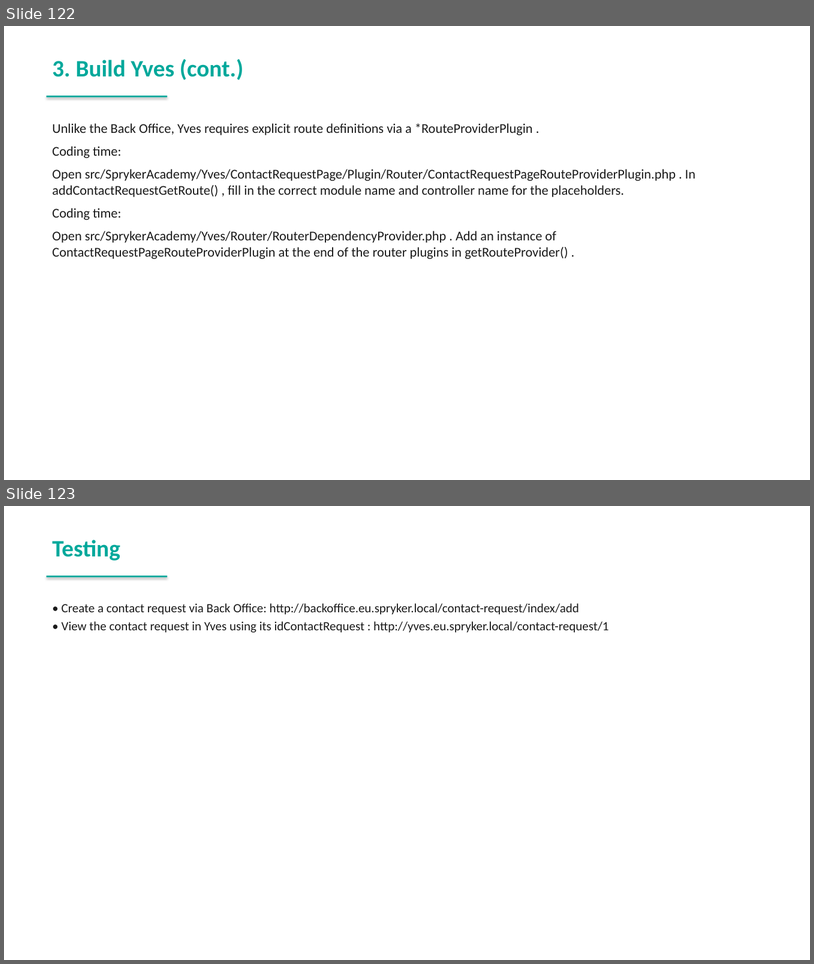
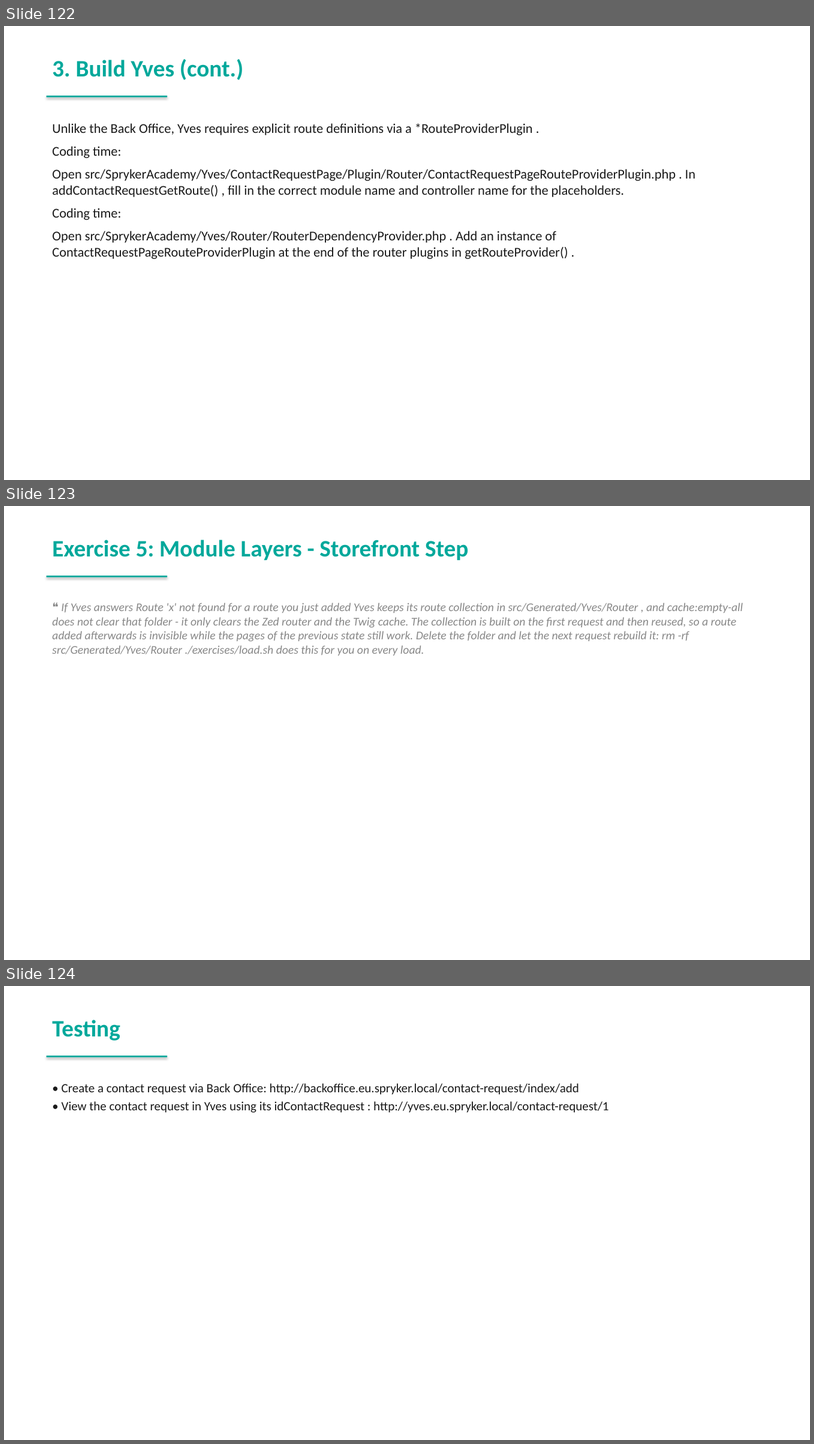
Before and after one commit to spryker-academy/instructor-exercises, a slide deck: guides-pptx/spryker-academy-fundamental.pptx. Shown one above the other, each under a label of ours: slides 122 and 123 before the commit, slides 122, 123 and 124 after it. The pictures are 814x964 and 814x1444 pixels, drawn with LibreOffice and Linux fonts; fonts in the diff are those of the drawing. Boxes give left, top, right and bottom in pixels: in the first picture for what was removed or moved away, otherwise in the second. Text is boxed around its words. In the diff, an @@ line names an element or a change of style, - is before the commit and + after.

```diff
--- a/guides-pptx/spryker-academy-fundamental.pptx
+++ b/guides-pptx/spryker-academy-fundamental.pptx
@@ slide 123 added at (4,506,810,960), background #FFFFFF @@
@@ text added at (52,540,468,560), 28 pt, text #00A89B, bold @@
+Exercise 5: Module Layers - Storefront Step
@@ rectangle added at (47,576,167,577), fill #00A89B @@
@@ text added at (52,603,743,655), 14 pt, text #888888, italic @@
+❝ If Yves answers Route 'x' not found for a route you just added Yves keeps its route collection in src/Generated/Yves/Router , and cache:empty-all does not clear that folder - it only clears the Zed router and the Twig cache. The collection is built on the first request and then reused, so a route added afterwards is invisible while the pages of the previous state still work. Delete the folder and let the next request rebuild it: rm -rf src/Generated/Yves/Router ./exercises/load.sh does this for you on every load.
@@ what was slide 123 is now slide 124 @@
```
Also in this commit, not shown: 2 slides changed, 7 other files.
